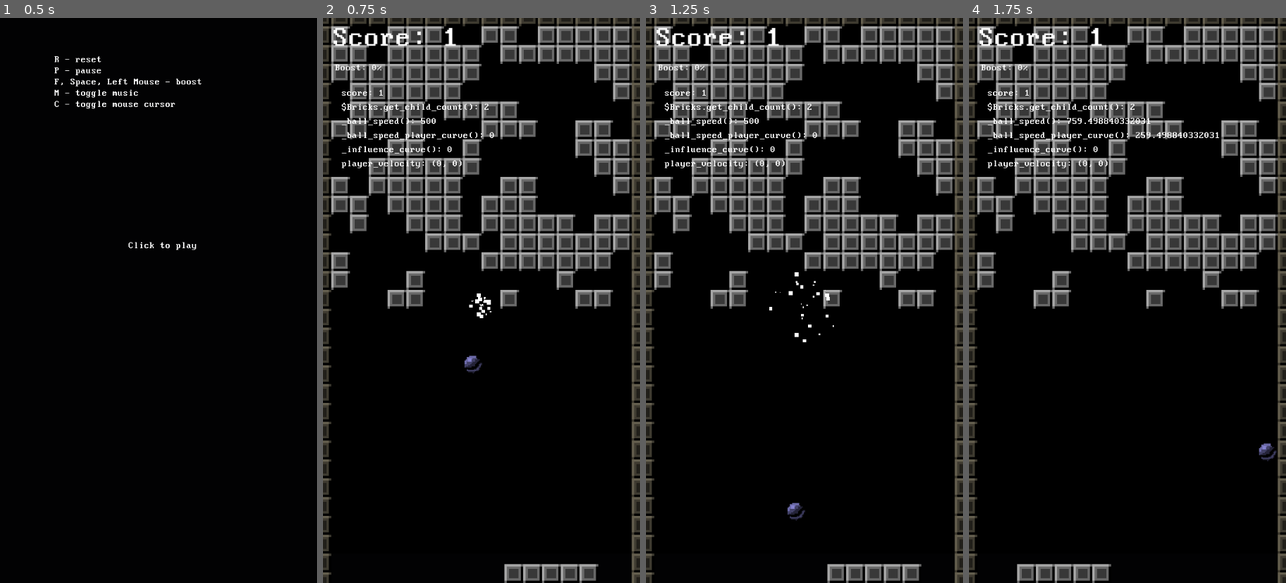
Above: before the commit, frames 1-4 (left to right).
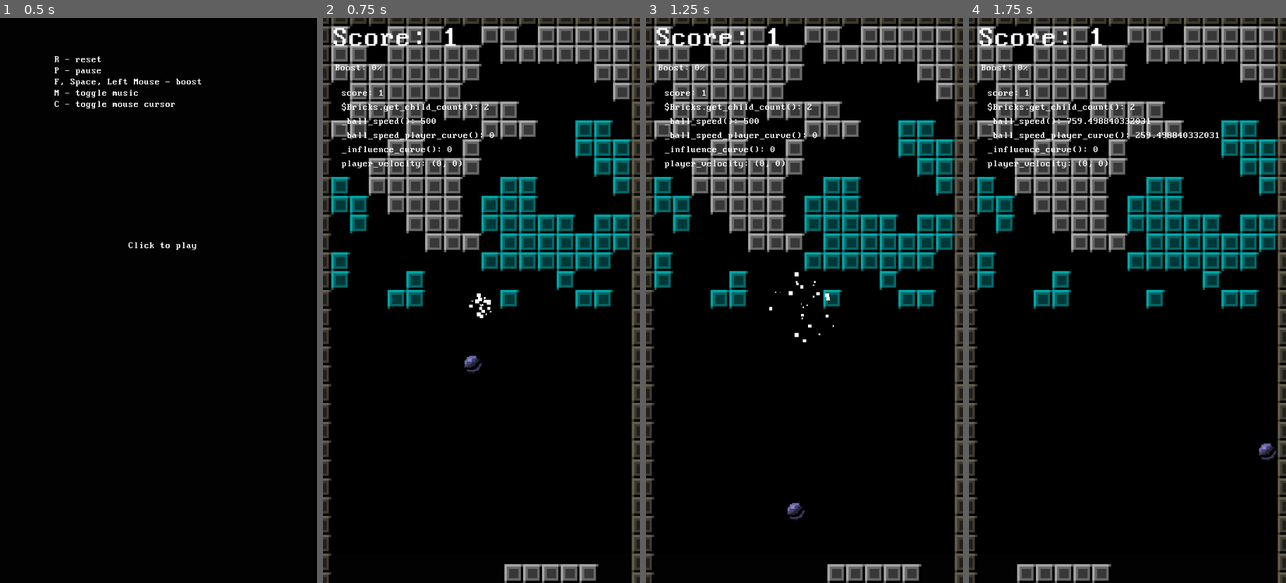
Above: after the commit, the same moments.

Repository: arunas-cesonis/pingpong2
Game: Godot game, scene res://main.tscn
Same seed, same stepped clock (60 frames per second), same inputs: the game is played once before the commit and once after it.
Inputs (mouse positions are in pixels of both pictures, inside the frame that each line leads up to):
- Up to frame 1 (0.5 s): no input
- Up to frame 2 (0.75 s): tap Enter (Start) at 0.5 s; move the mouse to (551, 272) at 0.52 s; tap F (Boost) at 0.6 s
- Up to frame 3 (1.25 s): no input
- Up to frame 4 (1.75 s): move the mouse to (1064, 328) at 1.27 s; tap Enter (Start) at 1.35 s

Frame 1 is identical in both runs. In frame 2, 7.8% of the frame differs, in the area x 2-98%, y 18-52%; in frame 3, 7.8%; in frame 4, 7.8%.

Commit message:
Remove return

Diff:
--- a/brick.gd
+++ b/brick.gd
@@ -52,7 +52,6 @@
 
 # Called every frame. 'delta' is the elapsed time since the previous frame.
 func _process(_delta: float) -> void:
-	return
 	if not attached:
 		modulate.r = 0.0
 	else:
